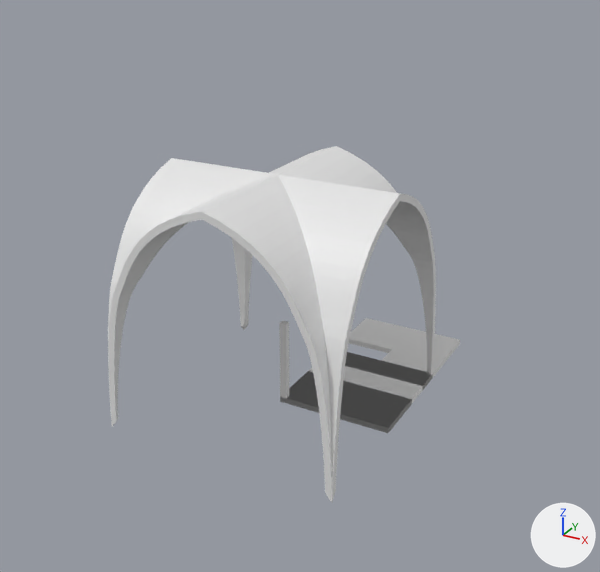
The Blender file Basic Room/Gothic Church.blend, before and after one commit.
Both versions are drawn from a 50 mm lens placed at (12.4, -21.1, 15.1), pointed at (1.2, -0.9, 4.9). Lighting does not change. The marker at lower right points along +X, +Y and +Z. The same objects are shown in both versions, whatever each file hides.

In view in the first picture: 'Church Corner 1x4x0.20_proxy', 'Church Vault 8x8_proxy', 'SM_Corner_Piece_0.25x0.20x3_proxy', 'SM_Square_2x4x0.20_proxy', 'SM_Square_4x4x0.20_proxy', 'SM_Wall_Door_4x4x0.20_proxy'.
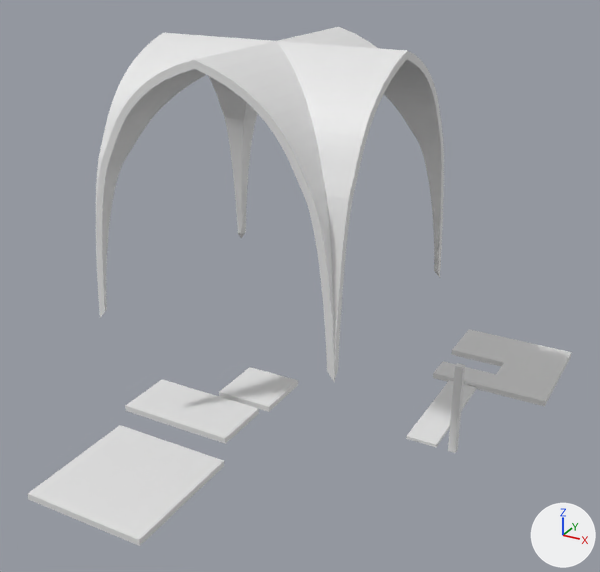
Boxes [x1, y1, x2, y2] around the edits, measured in the pictures (600 x 572 px):
'Church Vault 8x8_proxy', moved
    before: [108, 146, 436, 503]
    after: [96, 27, 444, 382]
'SM_Square_4x4x0.20_proxy', moved
    before: [309, 352, 433, 403]
    after: [28, 425, 224, 546]
'SM_Wall_Door_4x4x0.20_proxy', moved
    before: [348, 318, 460, 377]
    after: [433, 329, 572, 407]
'SM_Square_2x4x0.20_proxy', moved
    before: [280, 371, 412, 433]
    after: [125, 379, 259, 444]
'SM_Square_2x2x0.20_proxy', moved (not visible before)
    after: [219, 367, 298, 412]
'Church Corner 1x4x0.20_proxy', moved
    before: [280, 399, 305, 408]
    after: [406, 380, 476, 447]
'SM_Corner_Piece_0.25x0.20x3_proxy', moved
    before: [279, 320, 289, 403]
    after: [448, 363, 465, 453]

Diff of the bpy script that builds the scene:
```diff
--- a/Basic Room/Gothic Church.blend.py
+++ b/Basic Room/Gothic Church.blend.py
@@ ob_sm_wall_door_4x4x0_20_proxy @@
 ob_sm_wall_door_4x4x0_20_proxy = bpy.data.objects.new('SM_Wall_Door_4x4x0.20_proxy', me_cube)
-ob_sm_wall_door_4x4x0_20_proxy.location = (0.0, 0.0, 0.0)
+ob_sm_wall_door_4x4x0_20_proxy.location = (4.0, 1.038, 0.0)
@@ ob_sm_square_4x4x0_20_proxy @@
 ob_sm_square_4x4x0_20_proxy = bpy.data.objects.new('SM_Square_4x4x0.20_proxy', me_cube_002)
-ob_sm_square_4x4x0_20_proxy.location = (0.0, 0.0, 0.0)
+ob_sm_square_4x4x0_20_proxy.location = (-3.637, -8.0, 0.0)
@@ ob_sm_square_2x4x0_20_proxy @@
 ob_sm_square_2x4x0_20_proxy = bpy.data.objects.new('SM_Square_2x4x0.20_proxy', me_cube_003)
-ob_sm_square_2x4x0_20_proxy.location = (0.0, 0.0, 0.0)
+ob_sm_square_2x4x0_20_proxy.location = (-4.25, -3.0, 0.0)
@@ ob_sm_square_2x2x0_20_proxy @@
 ob_sm_square_2x2x0_20_proxy = bpy.data.objects.new('SM_Square_2x2x0.20_proxy', me_cube_004)
-ob_sm_square_2x2x0_20_proxy.location = (0.0, 0.0, 0.0)
+ob_sm_square_2x2x0_20_proxy.location = (-2.0, -0.751, 0.0)
@@ ob_sm_corner_piece_0_25x0_20x3_proxy @@
 ob_sm_corner_piece_0_25x0_20x3_proxy = bpy.data.objects.new('SM_Corner_Piece_0.25x0.20x3_proxy', me_cube_005)
-ob_sm_corner_piece_0_25x0_20x3_proxy.location = (0.0, 0.0, 0.0)
+ob_sm_corner_piece_0_25x0_20x3_proxy.location = (6.0, 0.0, 0.0)
@@ ob_church_corner_1x4x0_20_proxy @@
 ob_church_corner_1x4x0_20_proxy = bpy.data.objects.new('Church Corner 1x4x0.20_proxy', me_cube_006)
-ob_church_corner_1x4x0_20_proxy.location = (0.0, 0.0, 0.0)
+ob_church_corner_1x4x0_20_proxy.location = (4.621, 0.0, 0.0)
 ob_church_corner_1x4x0_20_proxy.scale = (0.5, 0.5, 0.5)
@@ ob_church_vault_8x8_proxy @@
 ob_church_vault_8x8_proxy = bpy.data.objects.new('Church Vault 8x8_proxy', me_cubeziercurve_001)
-ob_church_vault_8x8_proxy.location = (0.0, 0.0, 0.0)
+ob_church_vault_8x8_proxy.location = (0.0, 0.0, 3.926)
 ob_church_vault_8x8_proxy.rotation_euler = (-1.572, 1.571, -1.572)  # degrees (-90, 90, -90)
```
